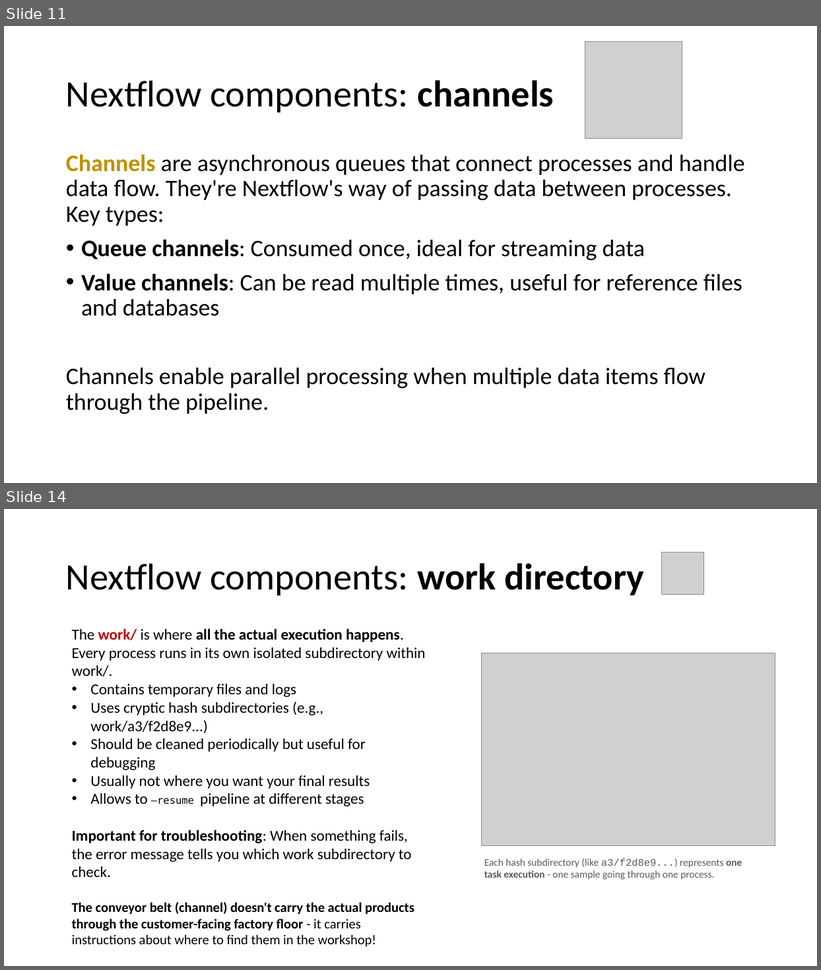
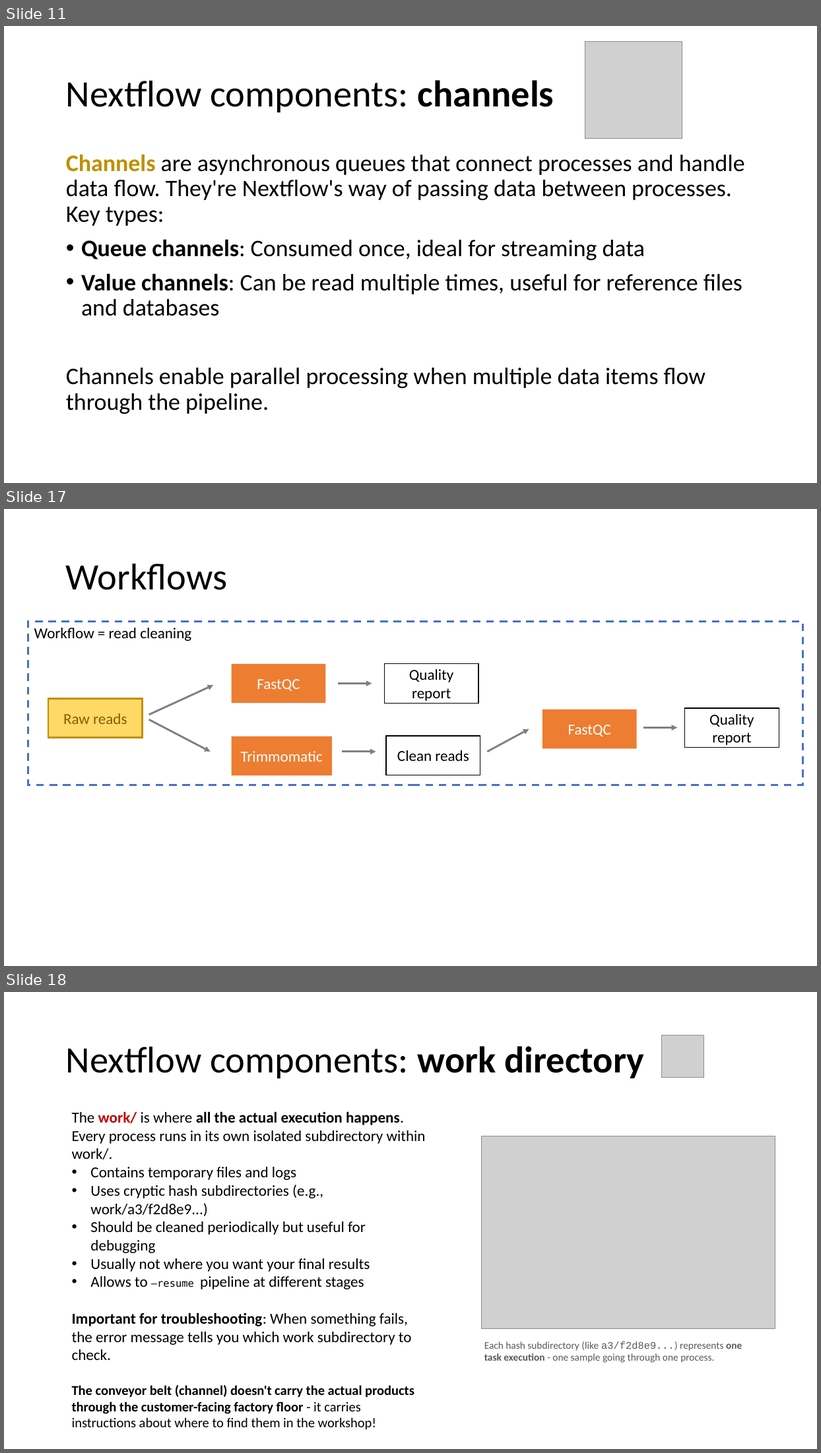
Before and after one commit to hurwitzlab/nextflow_crash_course, a slide deck: day1_material/slides/day1.pptx. Shown one above the other, each under a label of ours: slides 11 and 14 before the commit, slides 11, 17 and 18 after it; the slides between them are not shown. The pictures are 821x970 and 821x1453 pixels, drawn with LibreOffice and Linux fonts; fonts in the diff are those of the drawing; grey boxes stand for pictures. Boxes give left, top, right and bottom in pixels: in the first picture for what was removed or moved away, otherwise in the second. Text is boxed around its words. In the diff, an @@ line names an element or a change of style, - is before the commit and + after.

```diff
--- a/day1_material/slides/day1.pptx
+++ b/day1_material/slides/day1.pptx
@@ slide 17 added at box(4, 509, 817, 966), background #FFFFFF @@
@@ title added at box(66, 563, 227, 590), 44 pt, text #000000 @@
+Workflows
@@ rectangle added at box(28, 622, 804, 786), outline #4472C4 2.25 pt dashed @@
@@ text added at box(34, 628, 191, 641), 18 pt, text #000000 @@
+Workflow = read cleaning
@@ rectangle added at box(232, 664, 326, 703), fill #ED7D31, 18 pt, text #FFFFFF @@
+FastQC
@@ rectangle added at box(385, 664, 479, 703), fill #FFFFFF, outline #000000 1 pt, 18 pt, text #000000 @@
+Quality report
@@ arrow added from (149, 714) to (213, 685), #808080 2.25 pt @@
@@ arrow added from (338, 683) to (372, 683), #808080 2.25 pt @@
@@ rectangle added at box(48, 698, 143, 738), fill #FFD966, outline #BF9001 2.25 pt, 18 pt, text #806000 @@
+Raw reads
@@ arrow added from (149, 720) to (210, 752), #808080 2.25 pt @@
@@ rectangle added at box(543, 710, 637, 749), fill #ED7D31, 18 pt, text #FFFFFF @@
+FastQC
@@ rectangle added at box(684, 708, 780, 747), fill #FFFFFF, outline #000000 1 pt, 18 pt, text #000000 @@
+Quality report
@@ rectangle added at box(232, 737, 332, 776), fill #ED7D31, 18 pt, text #FFFFFF @@
+Trimmomatic
@@ rectangle added at box(386, 736, 481, 775), fill #FFFFFF, outline #000000 1 pt, 18 pt, text #000000 @@
+Clean reads
@@ arrow added from (488, 752) to (529, 729), #808080 2.25 pt @@
@@ arrow added from (644, 728) to (677, 728), #808080 2.25 pt @@
@@ arrow added from (343, 752) to (376, 752), #808080 2.25 pt @@
@@ what was slide 14 is now slide 18 @@
```
Also in this commit, not shown: 2 slides changed, 3 other slides added, 9 other files.
